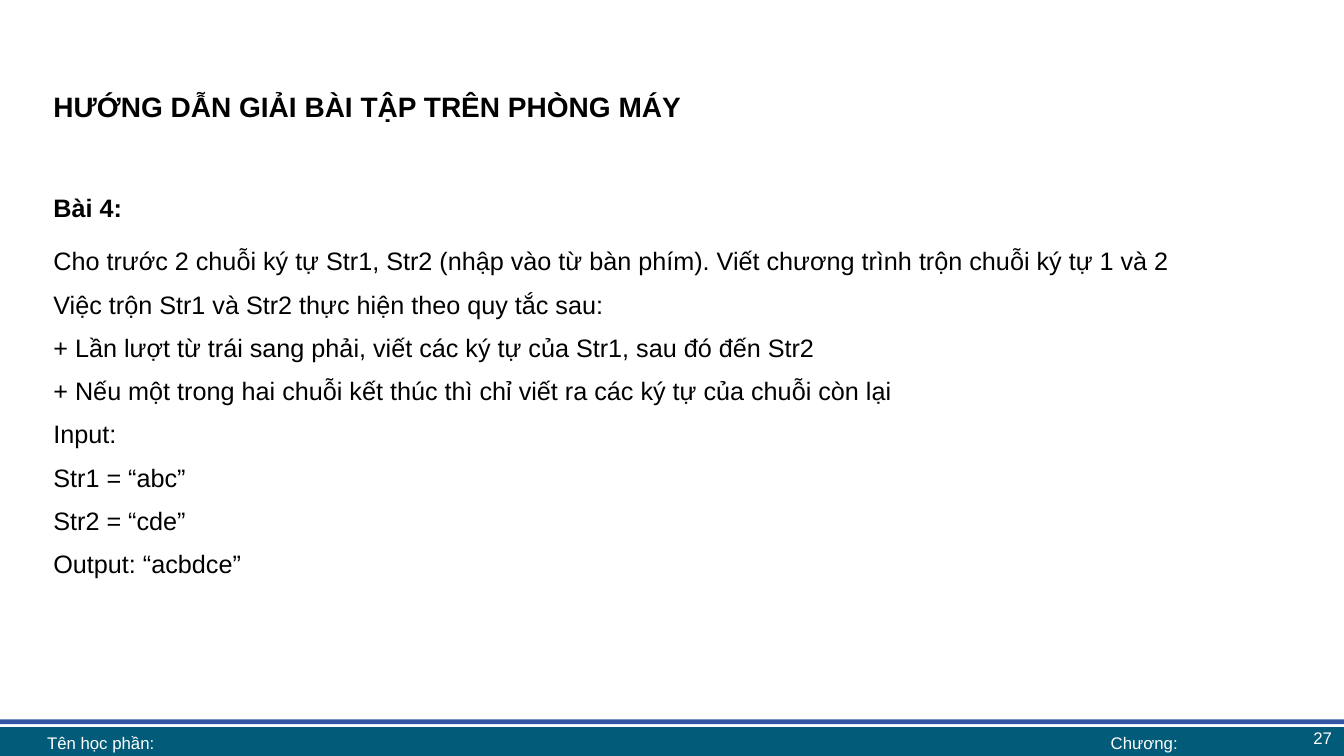
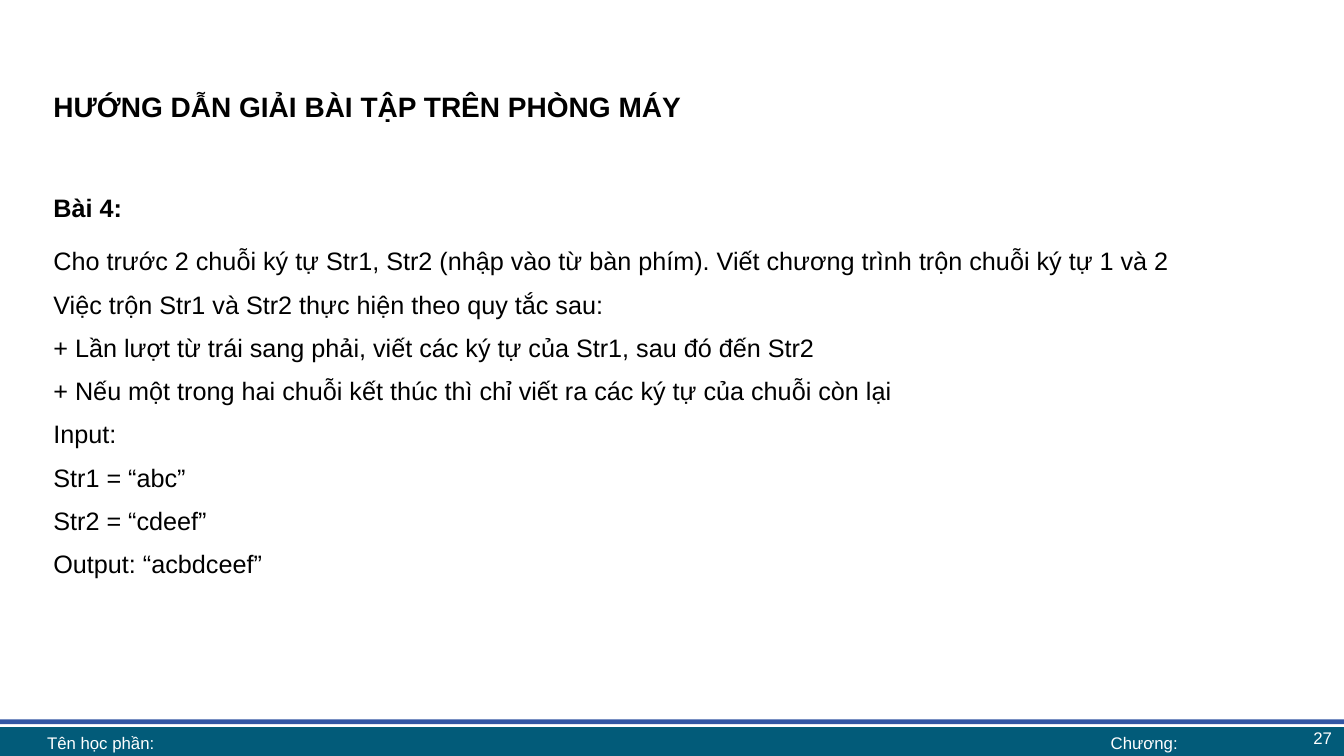
Before and after one commit to lhaaaaa/17A2-Ca-chieu, a slide deck: slide 27 of Lab 5/Lab 5 bài giảng.pptx. Drawn at 1344x756 pixels with LibreOffice and Linux fonts; fonts in the diff are those of the drawing; background and template pictures are left out. Boxes give left, top, right and bottom in pixels: in the first picture for what was removed or moved away, otherwise in the second. Text is boxed around its words. In the diff, an @@ line names an element or a change of style, - is before the commit and + after.

```diff
--- a/Lab 5/Lab 5 bài giảng.pptx
+++ b/Lab 5/Lab 5 bài giảng.pptx
@@ text at <box>53,511,262,579</box>: text changed @@
-Str2 = “cde”
-Output: “acbdce”
+Str2 = “cdeef”
+Output: “acbdceef”
```
Also in this commit, not shown: 2 other slides changed, 3 other files.
